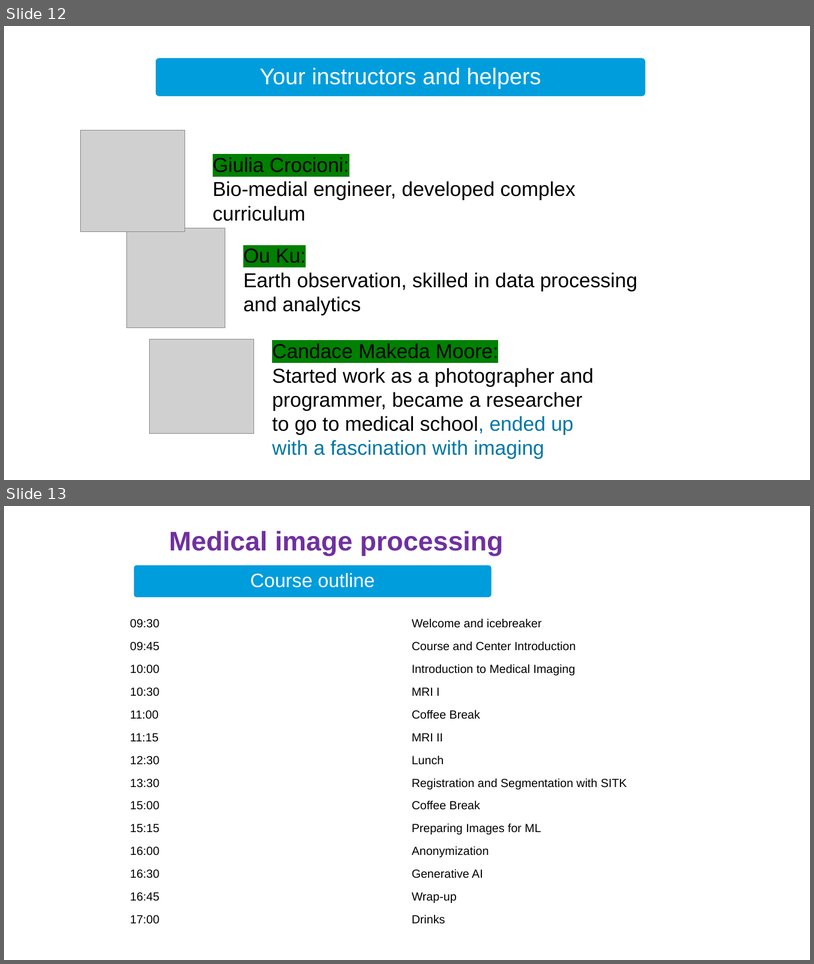
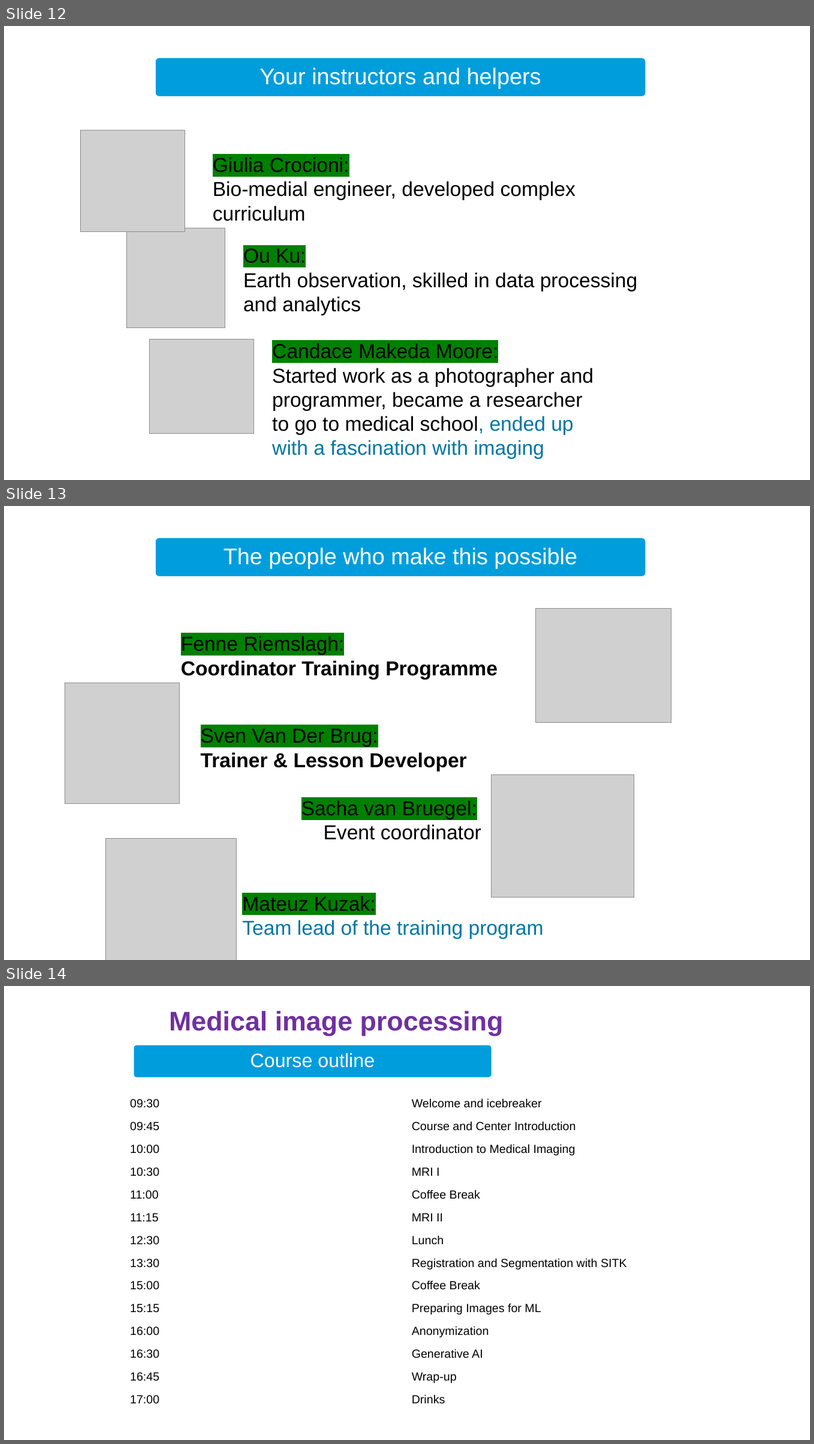
Before and after one commit to esciencecenter-digital-skills/medical-image-processing-materials, a slide deck: presentations/first_intro_1.pptx. Shown one above the other, each under a label of ours: slides 12 and 13 before the commit, slides 12, 13 and 14 after it. The pictures are 814x964 and 814x1444 pixels, drawn with LibreOffice and Linux fonts; fonts in the diff are those of the drawing; grey boxes stand for pictures; background and template pictures are left out. Boxes give left, top, right and bottom in pixels: in the first picture for what was removed or moved away, otherwise in the second. Text is boxed around its words. In the diff, an @@ line names an element or a change of style, - is before the commit and + after.

Commit message:
maybe last

```diff
--- a/presentations/first_intro_1.pptx
+++ b/presentations/first_intro_1.pptx
@@ slide 13 added at [4, 506, 810, 960], background picture (left out) @@
@@ rounded rectangle added at [155, 537, 647, 577], fill #009DDD, outline #FFFFFF 2 pt @@
@@ text added at [224, 547, 578, 568], 27 pt, text #FFFFFF @@
+The people who make this possible
@@ picture added at [536, 608, 672, 723] @@
@@ text added at [181, 636, 498, 679], 24 pt, text #000000, bold @@
+Fenne Riemslagh:
+Coordinator Training Programme
@@ picture added at [65, 683, 180, 804] @@
@@ text added at [201, 728, 482, 840], 24 pt, text #000000 @@
+Sven Van Der Brug:
+Trainer & Lesson Developer
+Sacha van Bruegel:
+Event coordinator
@@ picture added at [492, 775, 635, 897] @@
@@ picture added at [105, 839, 236, 960] @@
@@ text added at [242, 895, 544, 939], 24 pt, text #0076A6 @@
+Mateuz Kuzak:
+Team lead of the training program
@@ what was slide 13 is now slide 14 @@
```
